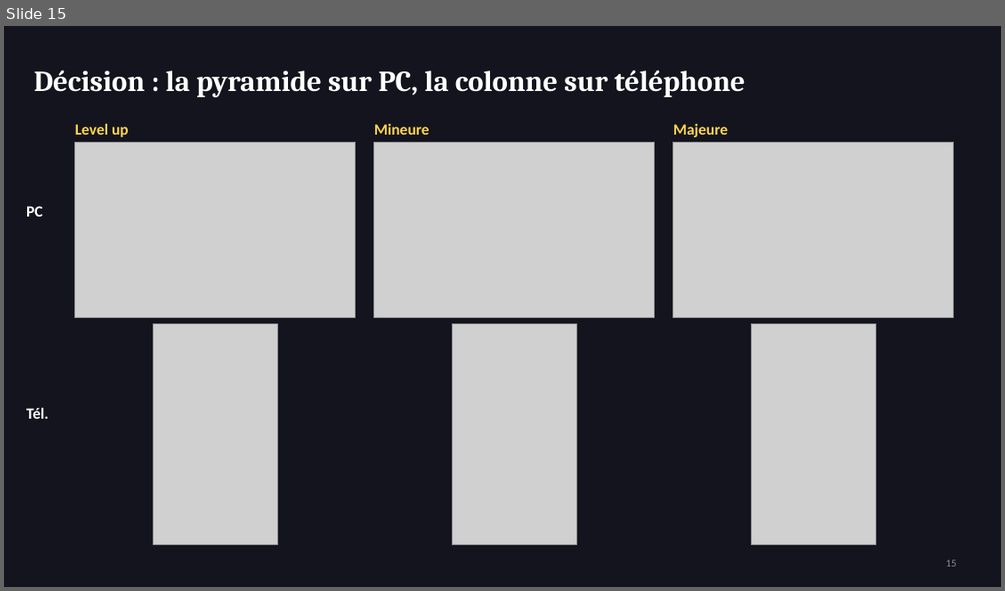
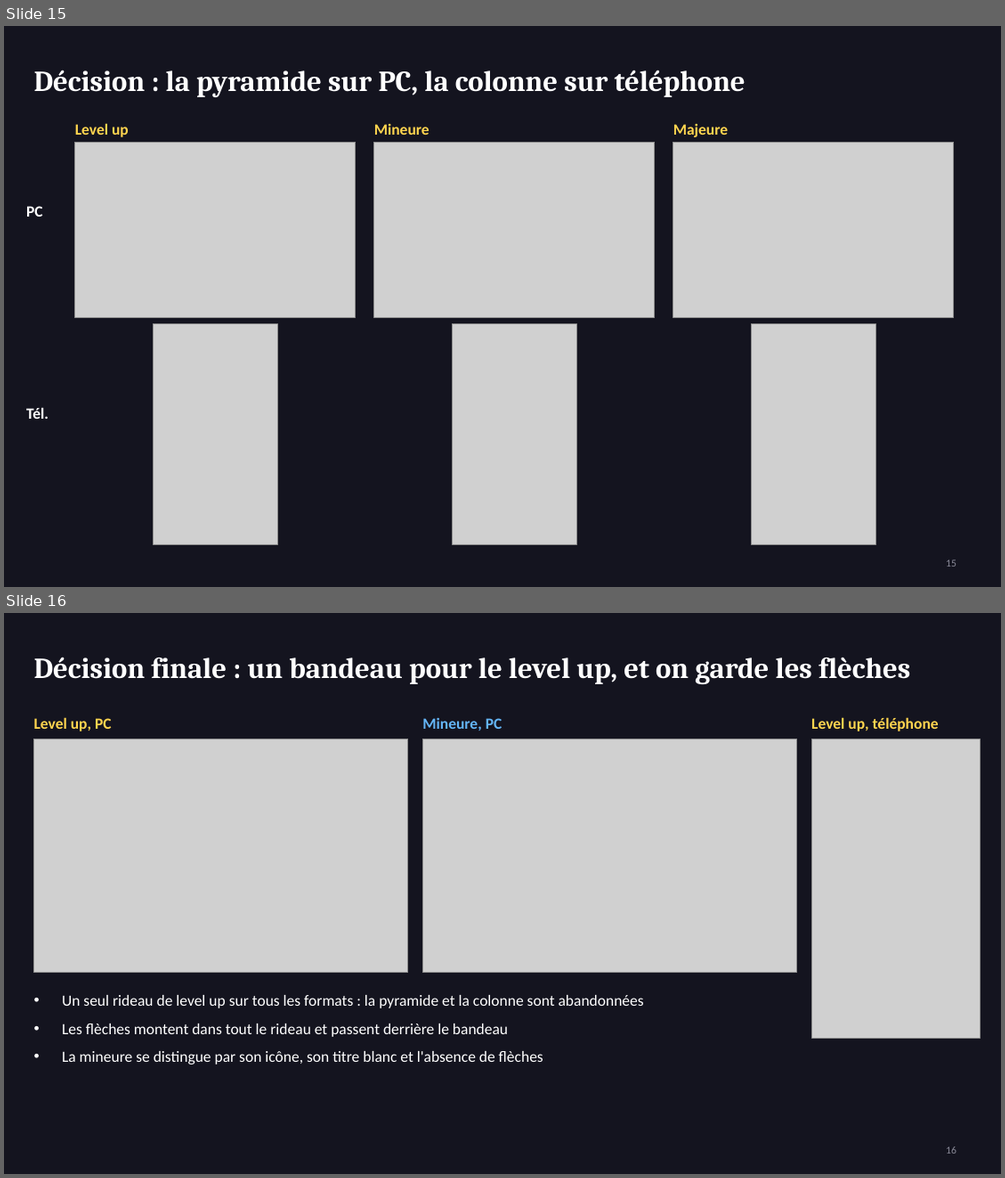
Before and after one commit to Hex-Umbra/hero-s-draft, a slide deck: docs/presentations/2026-11-07_rideaux_des_evolutions_maquettes.pptx. Shown one above the other, each under a label of ours: slide 15 before the commit, slides 15 and 16 after it. The pictures are 1005x591 and 1005x1178 pixels, drawn with LibreOffice and Linux fonts; fonts in the diff are those of the drawing; grey boxes stand for pictures. Boxes give left, top, right and bottom in pixels: in the first picture for what was removed or moved away, otherwise in the second. Text is boxed around its words. In the diff, an @@ line names an element or a change of style, - is before the commit and + after.

```diff
--- a/docs/presentations/2026-11-07_rideaux_des_evolutions_maquettes.pptx
+++ b/docs/presentations/2026-11-07_rideaux_des_evolutions_maquettes.pptx
@@ slide 16 added at [4, 613, 1001, 1174], background #14141F @@
@@ title added at [34, 657, 910, 684], 28 pt, text #FFFFFF, bold @@
+Décision finale : un bandeau pour le level up, et on garde les flèches
@@ text added at [34, 717, 112, 731], 15 pt, text #FFD54F, bold @@
+Level up, PC
@@ text added at [422, 717, 502, 730], 15 pt, text #64B5F6, bold @@
+Mineure, PC
@@ text added at [811, 717, 938, 731], 15 pt, text #FFD54F, bold @@
+Level up, téléphone
@@ picture added at [34, 738, 408, 972] @@
@@ picture added at [423, 738, 797, 972] @@
@@ picture added at [811, 738, 979, 1038] @@
@@ text added at [62, 995, 644, 1064], 15 pt, text #FFFFFF @@
+• Un seul rideau de level up sur tous les formats : la pyramide et la colonne sont abandonnées
+• Les flèches montent dans tout le rideau et passent derrière le bandeau
+• La mineure se distingue par son icône, son titre blanc et l'absence de flèches
@@ page number added at [946, 1146, 956, 1153], 10 pt, text #8A8A98 @@
+16
```
Also in this commit, not shown: 4 other files.
